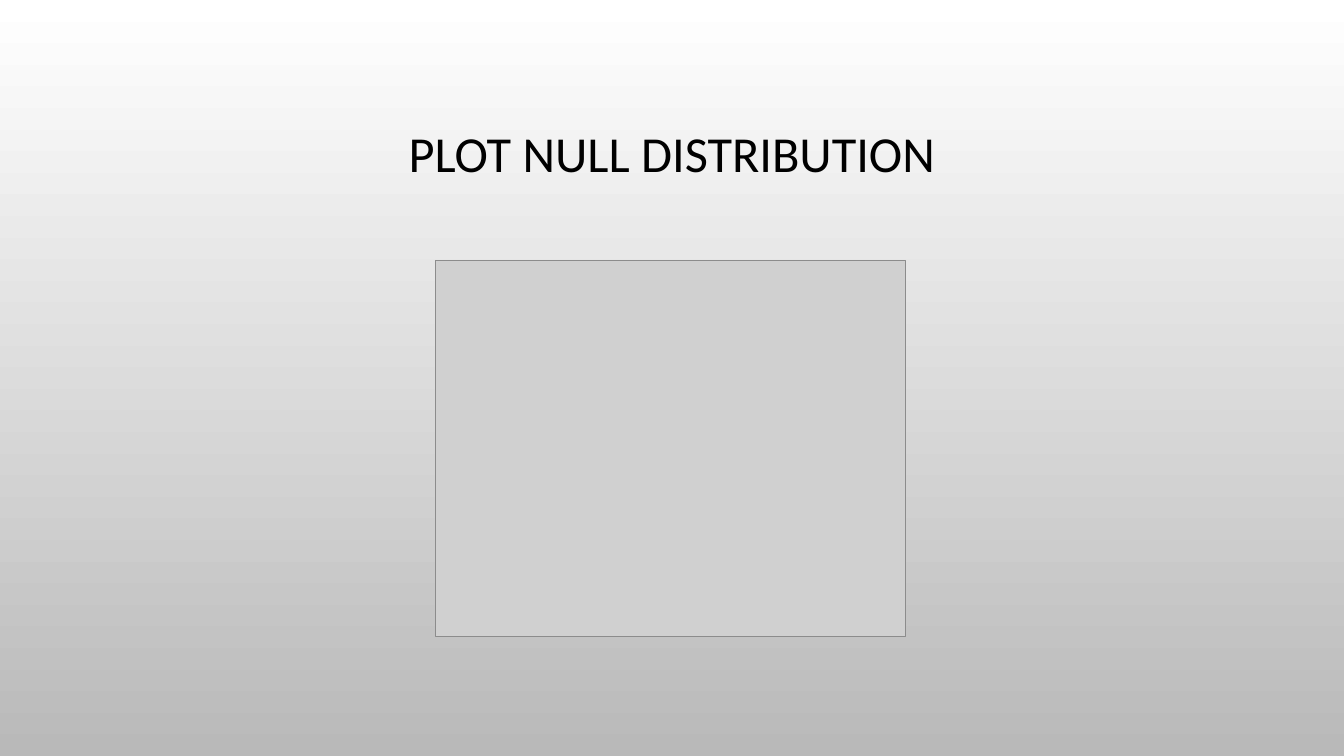
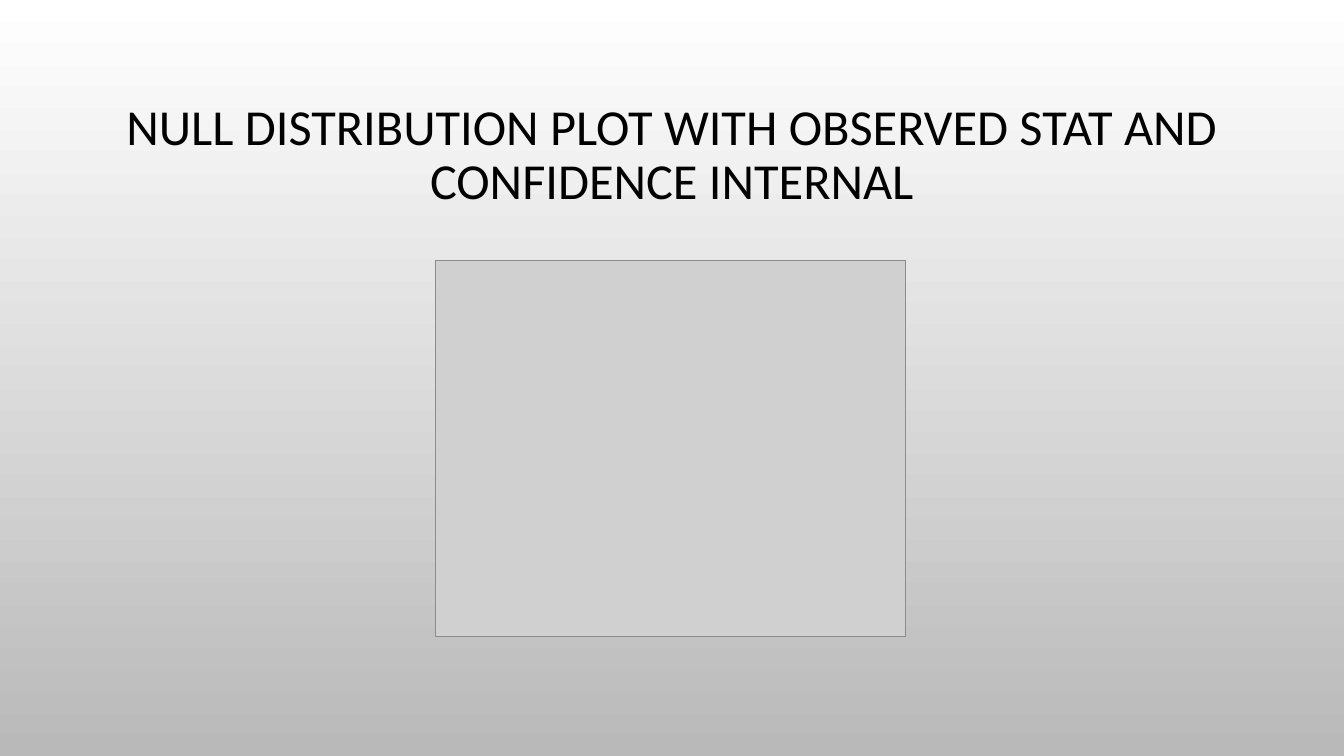
Before and after one commit to himalayahall/CUNY-DATA606, a slide deck: slide 12 of Project/Hakim-Project.pptx (slide 11 before the commit). Drawn at 1344x756 pixels with LibreOffice and Linux fonts; fonts in the diff are those of the drawing; grey boxes stand for pictures; background and template pictures are left out. Boxes give left, top, right and bottom in pixels: in the first picture for what was removed or moved away, otherwise in the second. Text is boxed around its words. In the diff, an @@ line names an element or a change of style, - is before the commit and + after.

```diff
--- a/Project/Hakim-Project.pptx
+++ b/Project/Hakim-Project.pptx
@@ title at (126,112,1217,200): text changed @@
-PLOT NULL DISTRIBUTION
+NULL DISTRIBUTION PLOT WITH OBSERVED STAT AND CONFIDENCE INTERNAL
```
Also in this commit, not shown: 6 other slides changed, 6 slides added, 3 slides removed, 1 other file.
